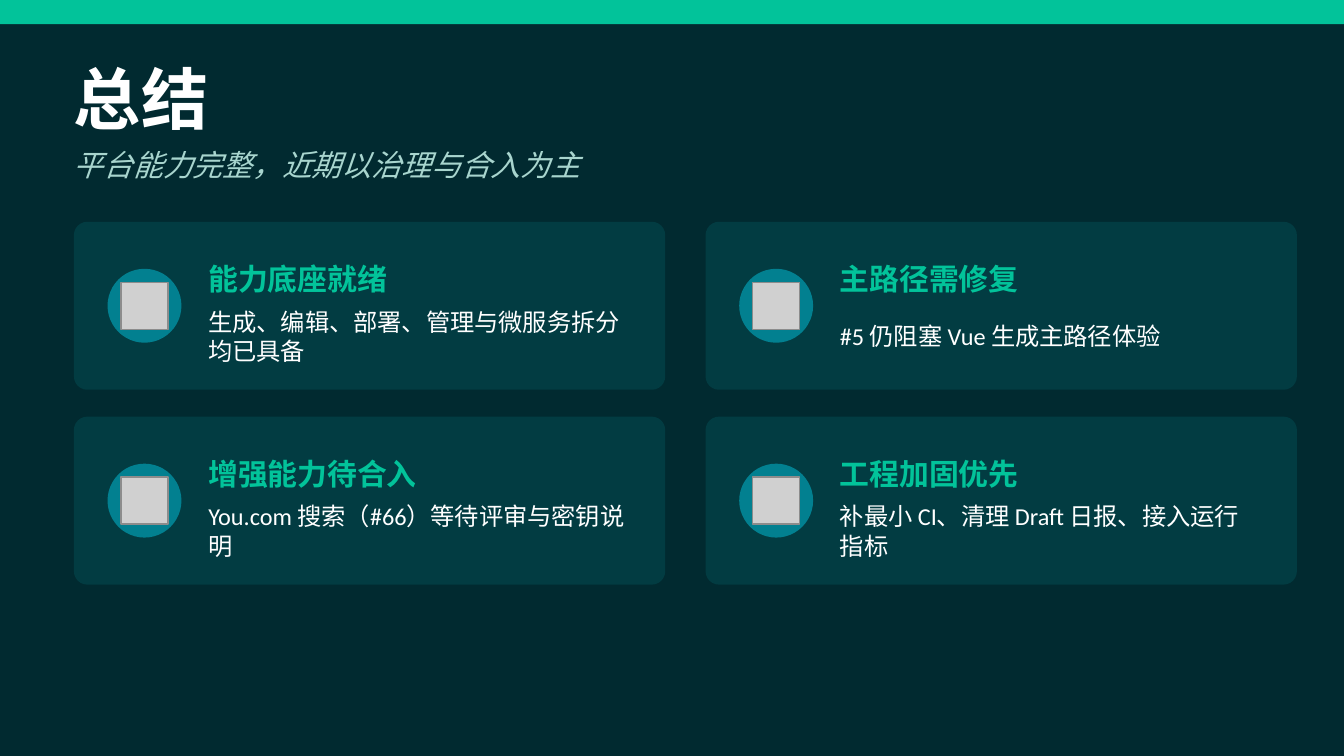
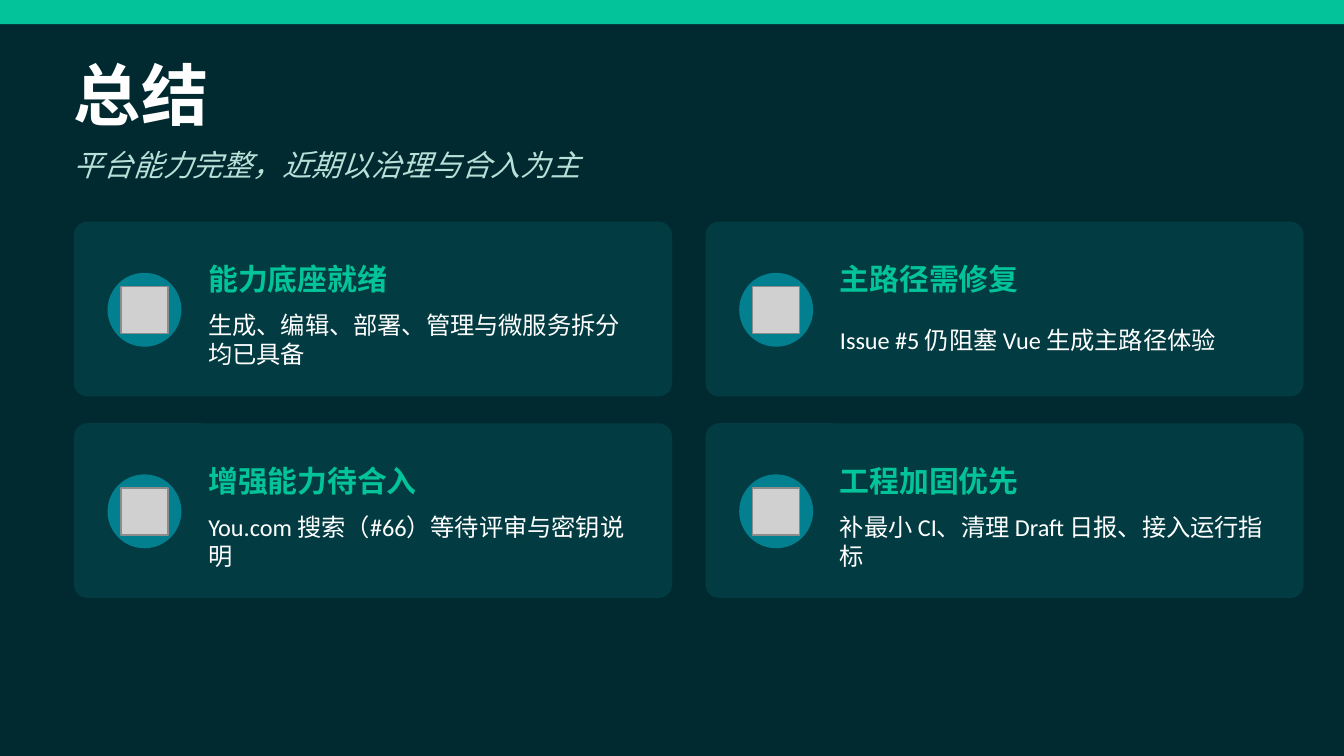
Before and after one commit to liyupi/yu-ai-code-mother, a slide deck: slide 10 of docs/reports/project-status-2026-08-02.pptx. Drawn at 1344x756 pixels with LibreOffice and Linux fonts; fonts in the diff are those of the drawing; grey boxes stand for pictures. Boxes give left, top, right and bottom in pixels: in the first picture for what was removed or moved away, otherwise in the second. Text is boxed around its words. In the diff, an @@ line names an element or a change of style, - is before the commit and + after.

```diff
--- a/docs/reports/project-status-2026-08-02.pptx
+++ b/docs/reports/project-status-2026-08-02.pptx
@@ text "总结" moved from (x1=74, y1=67, x2=208, y2=130) to (x1=74, y1=63, x2=208, y2=126) @@
@@ text "平台能力完整，近期以治理与合入为主" at (x1=74, y1=151, x2=580, y2=179): text colour #A8D5CE to #B8E0D8 @@
@@ rounded rectangle resized from (x1=74, y1=222, x2=665, y2=390) to (x1=74, y1=222, x2=672, y2=396) @@
@@ rounded rectangle resized from (x1=706, y1=222, x2=1297, y2=390) to (x1=706, y1=222, x2=1304, y2=396) @@
@@ 2 pictures, 2 ellipses moved together from (x1=108, y1=269, x2=813, y2=343) to (x1=108, y1=273, x2=813, y2=347) @@
@@ text at (x1=840, y1=328, x2=1215, y2=351): text changed @@
-#5 仍阻塞 Vue 生成主路径体验
+Issue #5 仍阻塞 Vue 生成主路径体验
@@ rounded rectangle resized from (x1=74, y1=417, x2=665, y2=585) to (x1=74, y1=423, x2=672, y2=598) @@
@@ proportions changed in 4 elements at (x1=74, y1=222, x2=672, y2=396), (x1=706, y1=222, x2=1304, y2=396), (x1=74, y1=423, x2=672, y2=598), (x1=706, y1=423, x2=1304, y2=598) @@
@@ rounded rectangle resized from (x1=706, y1=417, x2=1297, y2=585) to (x1=706, y1=423, x2=1304, y2=598) @@
@@ text "增强能力待合入" moved from (x1=208, y1=460, x2=416, y2=488) to (x1=208, y1=467, x2=416, y2=495) @@
@@ 2 pictures, 2 ellipses moved together from (x1=108, y1=464, x2=813, y2=538) to (x1=108, y1=474, x2=813, y2=548) @@
@@ text "工程加固优先" moved from (x1=840, y1=459, x2=1019, y2=488) to (x1=840, y1=466, x2=1019, y2=495) @@
@@ text "You.com 搜索（#66）等待评审与密钥说明" moved from (x1=208, y1=504, x2=624, y2=557) to (x1=208, y1=515, x2=624, y2=567) @@
@@ text "补最小 CI、清理 Draft 日报、接入运行指标" rewrapped from (x1=840, y1=504, x2=1240, y2=557) to (x1=840, y1=515, x2=1264, y2=567) @@
```
Also in this commit, not shown: 9 other slides changed.
